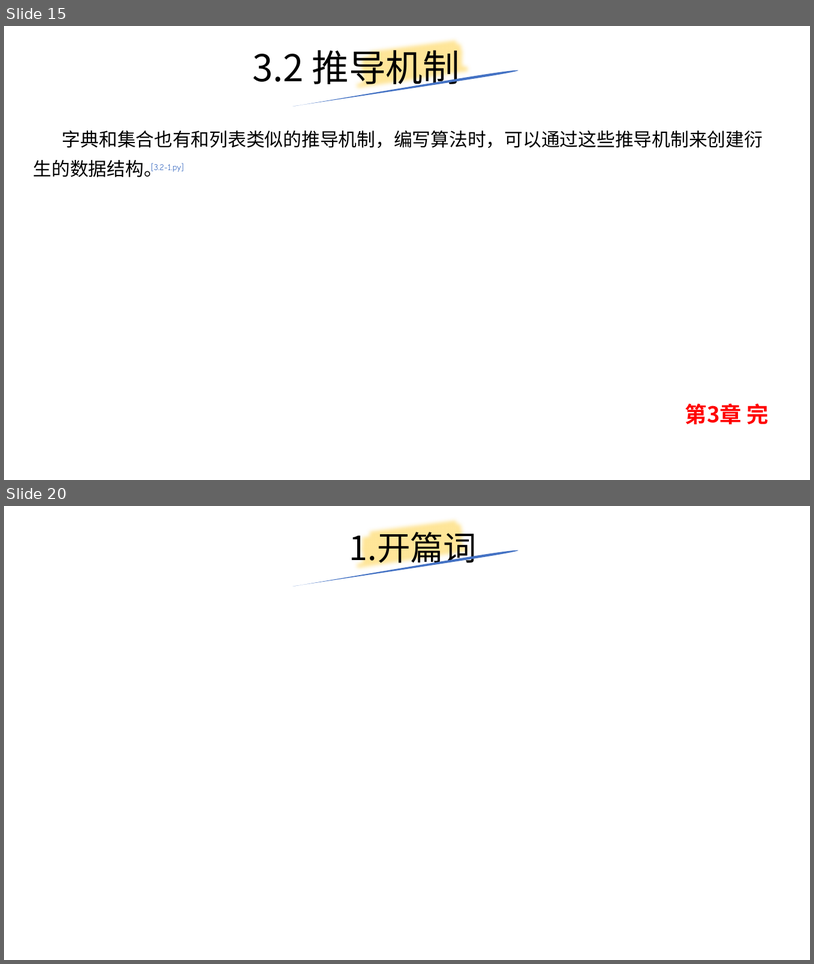
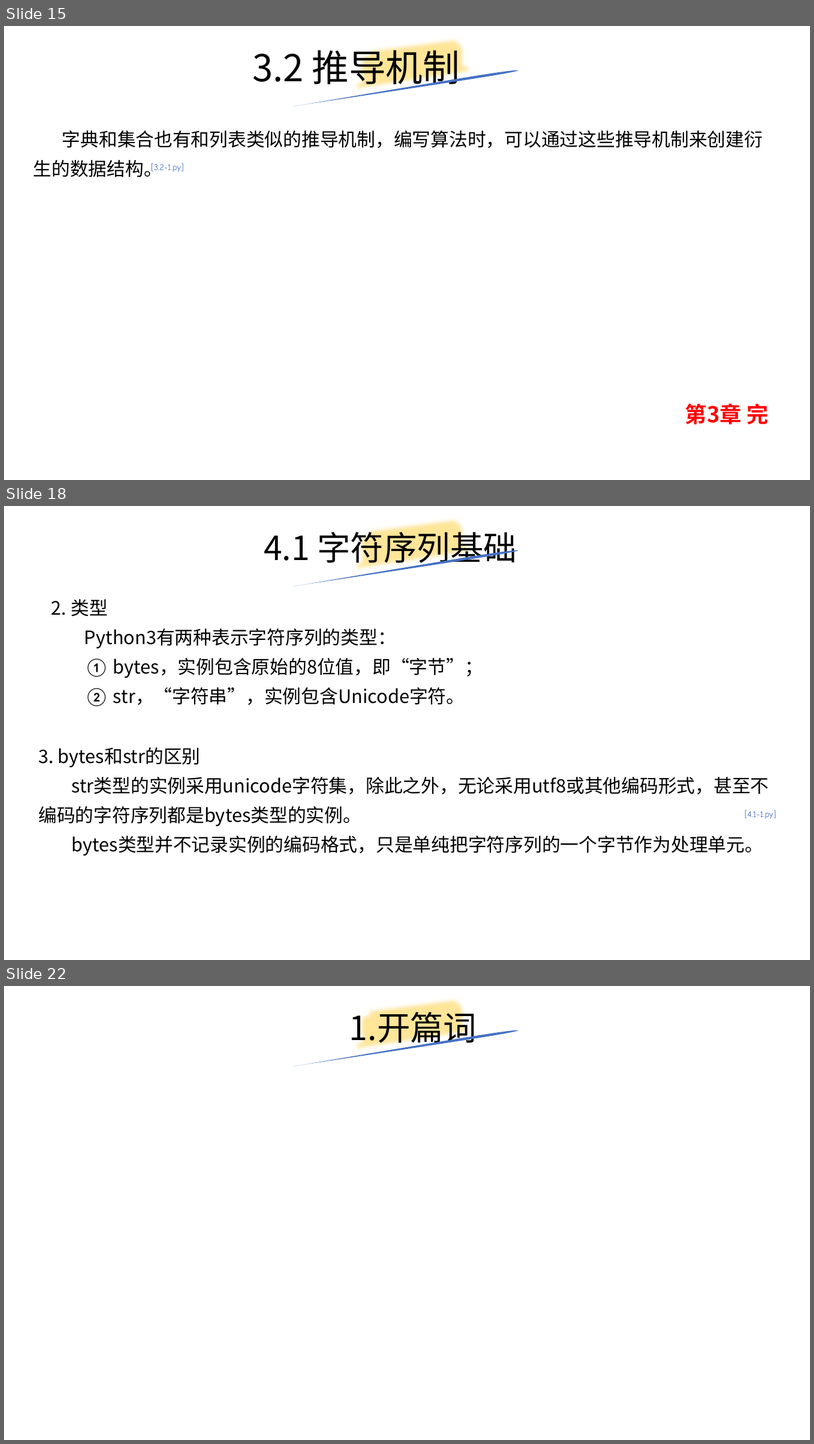
Before and after one commit to yiwenliu/CorePython, a slide deck: PPT/CorePython.pptx. Shown one above the other, each under a label of ours: slides 15 and 20 before the commit, slides 15, 18 and 22 after it; the slides between them are not shown. The pictures are 814x964 and 814x1444 pixels, drawn with LibreOffice and Linux fonts; fonts in the diff are those of the drawing. Boxes give left, top, right and bottom in pixels: in the first picture for what was removed or moved away, otherwise in the second. Text is boxed around its words. In the diff, an @@ line names an element or a change of style, - is before the commit and + after.

```diff
--- a/PPT/CorePython.pptx
+++ b/PPT/CorePython.pptx
@@ slide 18 added at <box>4,506,810,960</box>, background #FFFFFF @@
@@ freeform shape added at <box>353,506,476,586</box>, outline #FFE699 16 pt @@
@@ title added at <box>264,526,518,568</box>, 39.6 pt, text #000000 @@
+4.1 字符序列基础
@@ freeform shape added at <box>292,549,519,586</box>, fill #4472C4 @@
@@ text added at <box>51,599,483,706</box>, 22 pt, text #000000 @@
+2. 类型
+Python3有两种表示字符序列的类型：
+① bytes，实例包含原始的8位值，即“字节”；
+② str，“字符串”，实例包含Unicode字符。
@@ text added at <box>38,747,770,855</box>, 22 pt, text #000000 @@
+3. bytes和str的区别
+str类型的实例采用unicode字符集，除此之外，无论采用utf8或其他编码形式，甚至不编码的字符序列都是bytes类型的实例。
+bytes类型并不记录实例的编码格式，只是单纯把字符序列的一个字节作为处理单元。
@@ text added at <box>745,810,776,819</box>, 18 pt, text #4472C4 @@
+[4.1-1.py]
@@ what was slide 20 is now slide 22 @@
```
Also in this commit, not shown: 3 slides changed, 2 other slides added, 1 slide removed, 5 other files.
